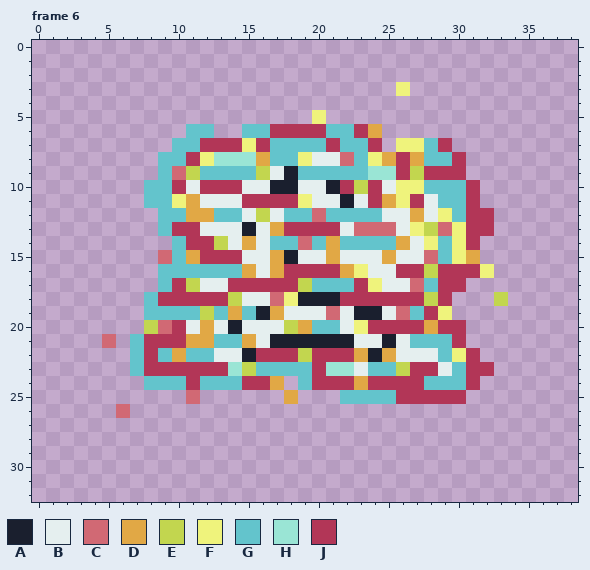
Two states of a pixel-art file, Projetasso/Code Wars 2 - The Offline Server/new_sprites._/em_construçao/inimigos/amorfo-anim.aseprite. Above: the version before the commit.
39x33 pixels, 15 frames. Shown: frame 6. The commit also changed other frames, which this record leaves out.
Palette (. is transparent): A #1a1f2e  B #e5efef  C #d16974  D #e1a845  E #c2d64f  F #eff37c  G #63c4cc  H #9ae5d5  J #b23657
Pixels before, frame 6, first column x 5:
 3 .....................F.......
 4 .............................
 5 ...............F.............
 6 ......GG..GGJJJJGGJD.........
 7 .....GGJJJFJGGGGJGGJ.FFGJ....
 8 ....GGJFHHHDGGFBBCGFDJDGGJ...
 9 ....GCEGGGGEBAGGGGGHHJEJJJ...
10 ...GGJBJJJBBAABBAJEJBFFGGGJ..
11 ...GGFDBBBJJJJFBBABJDFJBGGJ..
12 ....GGDDGGBEBGGCGGGGBBDBFGJJ.
13 ....GJJBBBABDJJJJBCCCBFECFJJ.
14 .....GJJEBDBGGCGDGGGGDBFGFJ..
15 ....CGDJJJBBDABBDBBBDBBCGFD..
16 ....GGGGGGDBDJJJJDFBBJJEJJJF.
17 ....GJEBBJJJJJEGGGJFBBCGJJ...
18 ...GJJJJJEBBCFAAAJJJJJJEJ...E
19 ...GGGGEGDGADBBBCBAABCGJF....
20 ...ECJBDBABBBEDGGBFJJJJDJJ...
21 C.GJJJDDGGDBAAAAAABBABGGGJ...
22 ..GJGDGGBBAJJJEJJJDADBBBGFJ..
23 ..GJJJJJJHEGGGGJHHBGGEJJBGJJ.
24 ...GGGJGGGJJD.GJJJDJJJJGGGJ..
25 ......C......D...GGGGJJJJJ...
26 .C...........................
Once edited:
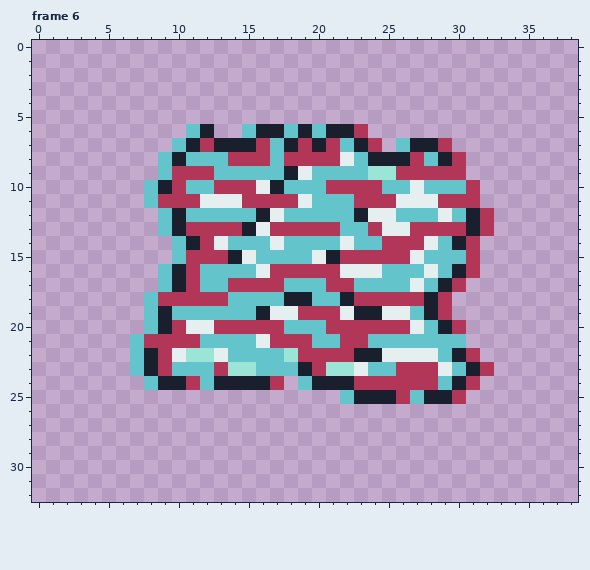
What changed:
Changed rows in their new state; - is an unchanged pixel.
Frame 6:
first column x 5:
 3 ---------------------.-------
 5 ---------------.-------------
 6 -------A---AAGAGAA-.---------
 7 ------A-AAA--AJA--A--GAA-----
 8 -----AGGGJJJ-JJJJB-AAAJ-A----
 9 -----JJJ---GG-B-------J------
10 ----A-GG--J--GGGJ-J-GGB------
11 ----JJJ-------BGGGJ-JBB-JJ---
12 -----AGG--GA---G--AB-GGGB-A--
13 -----A-JJJ--J----GGJB-JJJJA--
14 ------A-BGGGB-G-GB--JJJB-A---
15 ----.-J--A-GGGG-AJJJJJ-G-GJ--
16 -----AJ---G-J----BB-GGGBGA-.-
17 -----AJGG----GG-JJGGGGB-A----
18 ---------GGGGA-GGA-----A----.
19 ----A--G-G--B-JJJ----B-AJ----
20 ---GA--BJJJJJGG-JJJ---BGA----
21 .-----JG--G-JJJGGJJGGG---G---
22 ---AJBHH-GGGGHJ---A-B----A---
23 ---A-GGG--H---A------J----A--
24 ----AA--AAAAJ--AAAJ----J-A---
25 ------.------.----AAA-GAA----
26 -.---------------------------
Boxes around the changes in both pictures, in picture pixels (x1, y1, x2, y2):
changed: (102, 82, 508, 418)
